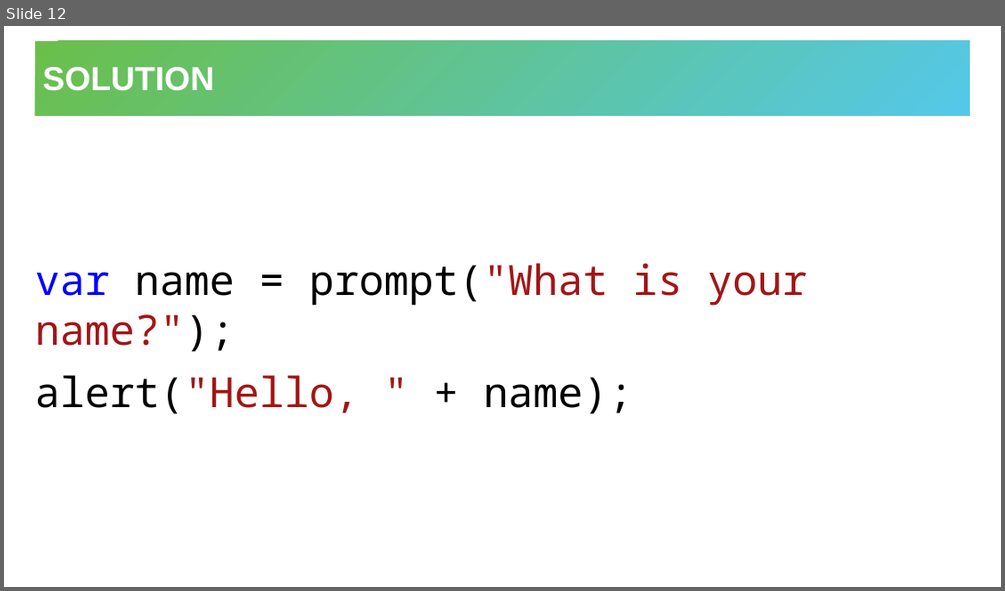
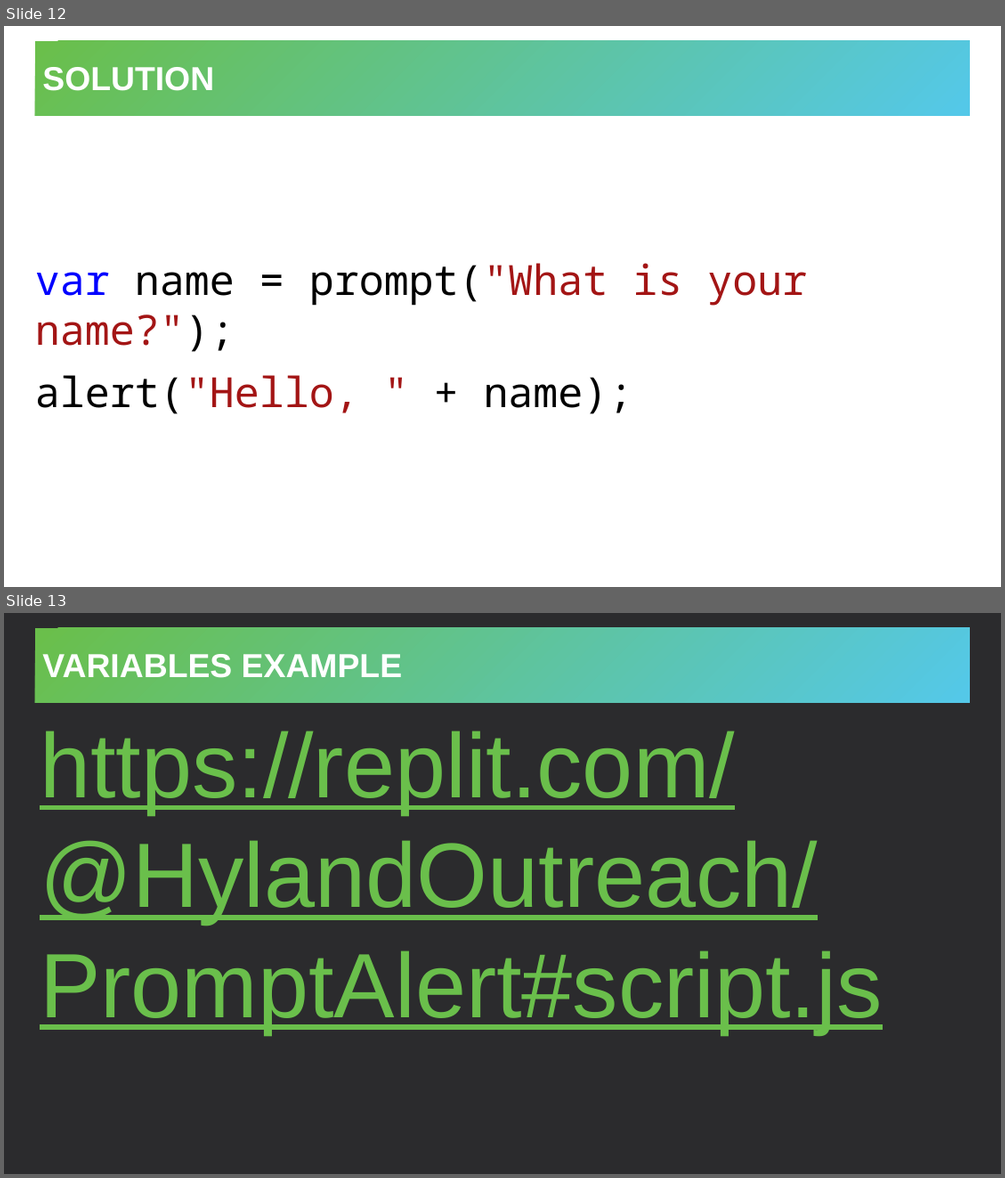
Before and after one commit to hytechclub/web-102, a slide deck: Week02/JavaScriptVariables.pptx. Shown one above the other, each under a label of ours: slide 12 before the commit, slides 12 and 13 after it. The pictures are 1005x591 and 1005x1178 pixels, drawn with LibreOffice and Linux fonts; fonts in the diff are those of the drawing. Boxes give left, top, right and bottom in pixels: in the first picture for what was removed or moved away, otherwise in the second. Text is boxed around its words. In the diff, an @@ line names an element or a change of style, - is before the commit and + after.

```diff
--- a/Week02/JavaScriptVariables.pptx
+++ b/Week02/JavaScriptVariables.pptx
@@ slide 13 added at (x1=4, y1=613, x2=1001, y2=1174), background #2B2B2D @@
@@ title added at (x1=35, y1=628, x2=971, y2=703), fill gradient #6ABF4B to #54C8E8, 32 pt, text #FFFFFF, bold @@
+VARIABLES EXAMPLE
@@ text added at (x1=40, y1=730, x2=882, y2=1034), 88 pt, text #6ABF4B, underline @@
+https://replit.com/@HylandOutreach/PromptAlert#script.js
```
Also in this commit, not shown: 2 slides changed, 1 other slide added, 6 other files.
